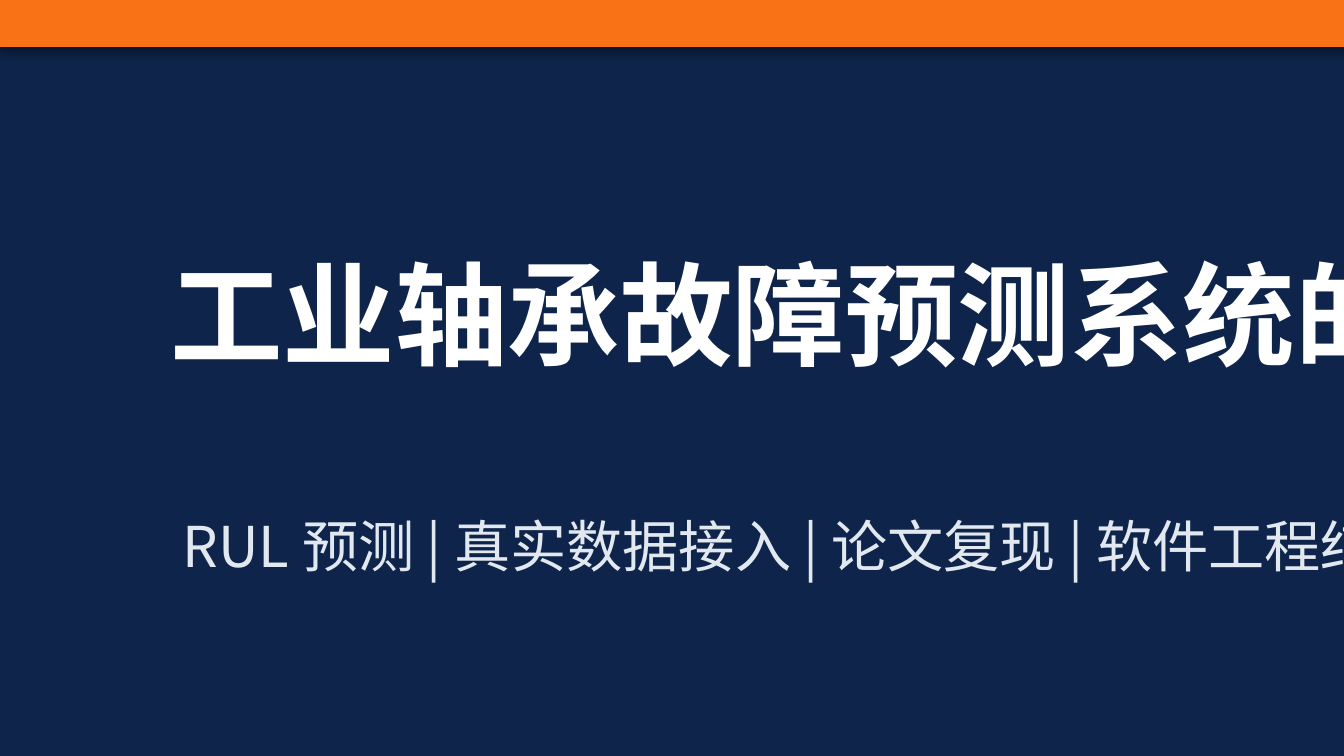
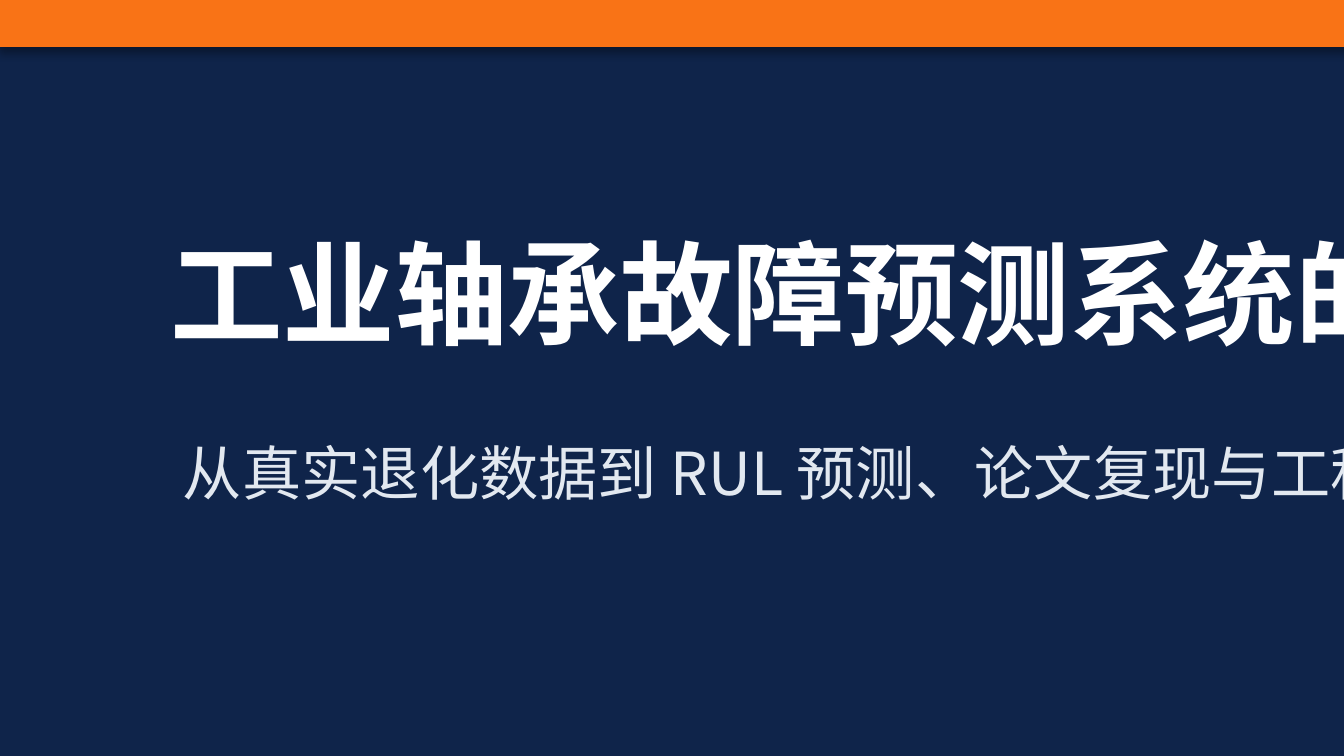
Before and after one commit to nev8r/phm, a slide deck: slide 1 of docx/final/工业轴承故障预测系统的实现-结题答辩.pptx. Drawn at 1344x756 pixels with LibreOffice and Linux fonts; fonts in the diff are those of the drawing. Boxes give left, top, right and bottom in pixels: in the first picture for what was removed or moved away, otherwise in the second. Text is boxed around its words. In the diff, an @@ line names an element or a change of style, - is before the commit and + after.

```diff
--- a/docx/final/工业轴承故障预测系统的实现-结题答辩.pptx
+++ b/docx/final/工业轴承故障预测系统的实现-结题答辩.pptx
@@ text "工业轴承故障预测系统的实现": place and size @@
-text "工业轴承故障预测系统的实现" at [170,260,1344,368]
+text "工业轴承故障预测系统的实现" at [170,239,1344,347]
@@ text at [183,445,1344,500]: text changed; size 19 to 20 pt @@
-RUL 预测 | 真实数据接入 | 论文复现 | 软件工程结题答辩
+从真实退化数据到 RUL 预测、论文复现与工程闭环
```
Also in this commit, not shown: 13 slides added, 8 slides removed, 8 other files.
